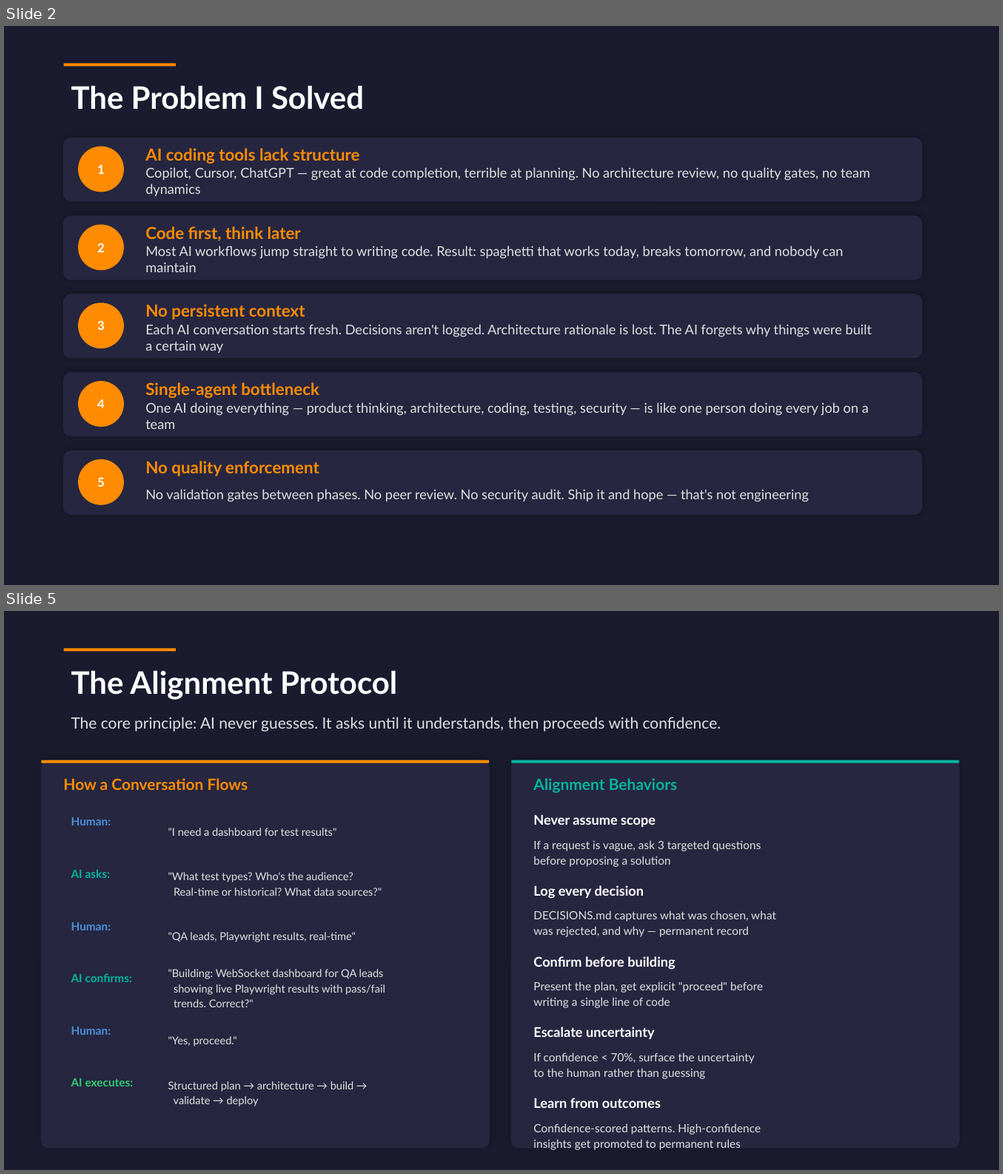
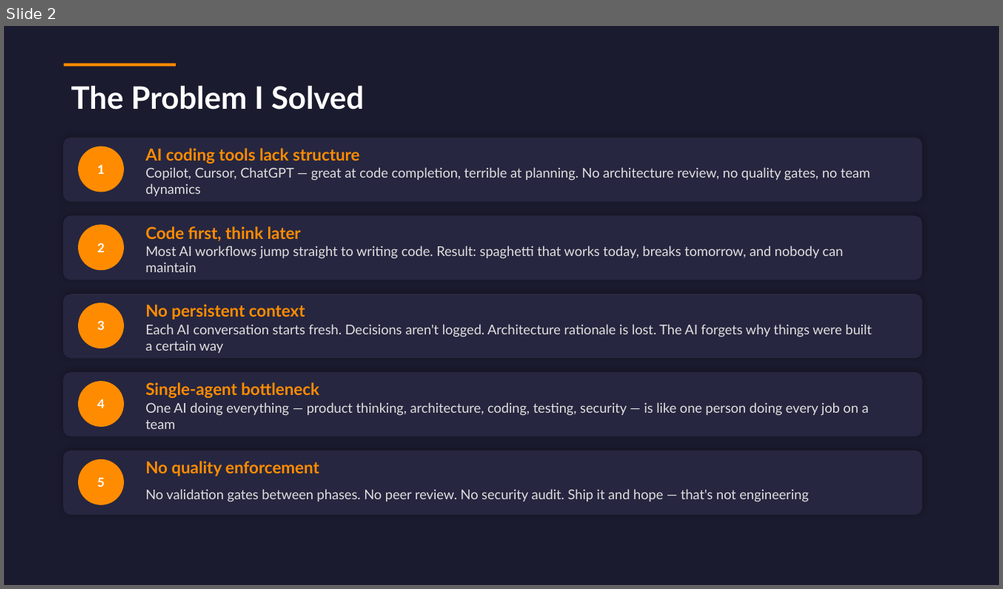
Before and after one commit to vijaykulkarni-qae/vijaykulkarni-qae, a slide deck: multi-agent-development-framework/MADF_Framework.pptx. Shown one above the other, each under a label of ours: slides 2 and 5 before the commit, slide 2 after it; the slides between them are not shown. The pictures are 1003x1174 and 1003x589 pixels, drawn with LibreOffice and Linux fonts; fonts in the diff are those of the drawing. Boxes give left, top, right and bottom in pixels: in the first picture for what was removed or moved away, otherwise in the second. Text is boxed around its words. In the diff, an @@ line names an element or a change of style, - is before the commit and + after.

```diff
--- a/multi-agent-development-framework/MADF_Framework.pptx
+++ b/multi-agent-development-framework/MADF_Framework.pptx
@@ slide 5 removed at [4,611,999,1170], background #1B1B2F @@
@@ rectangle removed at [64,648,176,651] @@
@@ text removed at [71,670,397,700] @@
-The Alignment Protocol
@@ text removed at [71,717,721,732] @@
-The core principle: AI never guesses. It asks until it understands, then proceeds with confidence.
@@ rounded rectangle removed at [41,760,489,1148] @@
@@ rectangle removed at [41,760,489,763] @@
@@ rounded rectangle removed at [512,760,959,1148] @@
@@ rectangle removed at [512,760,959,763] @@
@@ text removed at [63,778,248,790] @@
-How a Conversation Flows
@@ text removed at [533,778,677,793] @@
-Alignment Behaviors
@@ text removed at [71,817,111,826] @@
-Human:
@@ text removed at [168,828,337,836] @@
-"I need a dashboard for test results"
@@ text removed at [533,815,655,827] @@
-Never assume scope
@@ text removed at [533,840,761,867] @@
-If a request is vague, ask 3 targeted questions
-before proposing a solution
@@ text removed at [71,869,111,878] @@
-AI asks:
@@ text removed at [168,872,381,896] @@
-"What test types? Who's the audience?
-Real-time or historical? What data sources?"
@@ text removed at [533,886,644,899] @@
-Log every decision
@@ text removed at [533,911,776,937] @@
-DECISIONS.md captures what was chosen, what
-was rejected, and why — permanent record
@@ text removed at [71,923,111,931] @@
-Human:
@@ text removed at [168,932,356,943] @@
-"QA leads, Playwright results, real-time"
@@ text removed at [533,957,674,970] @@
-Confirm before building
@@ text removed at [71,974,132,982] @@
-AI confirms:
@@ text removed at [168,969,385,1008] @@
-"Building: WebSocket dashboard for QA leads
-showing live Playwright results with pass/fail
-trends. Correct?"
@@ text removed at [533,982,762,1008] @@
-Present the plan, get explicit "proceed" before
-writing a single line of code
@@ text removed at [71,1027,111,1035] @@
-Human:
@@ text removed at [533,1027,654,1039] @@
-Escalate uncertainty
@@ text removed at [168,1037,237,1047] @@
-"Yes, proceed."
@@ text removed at [533,1053,754,1079] @@
-If confidence < 70%, surface the uncertainty
-to the human rather than guessing
@@ text removed at [71,1079,134,1087] @@
-AI executes:
@@ text removed at [168,1082,353,1107] @@
-Structured plan → architecture → build →
-validate → deploy
@@ text removed at [533,1098,660,1108] @@
-Learn from outcomes
@@ text removed at [533,1124,760,1150] @@
-Confidence-scored patterns. High-confidence
-insights get promoted to permanent rules
```
Also in this commit, not shown: 4 slides changed, 3 slides added, 1 other slide removed, 2 other files.
